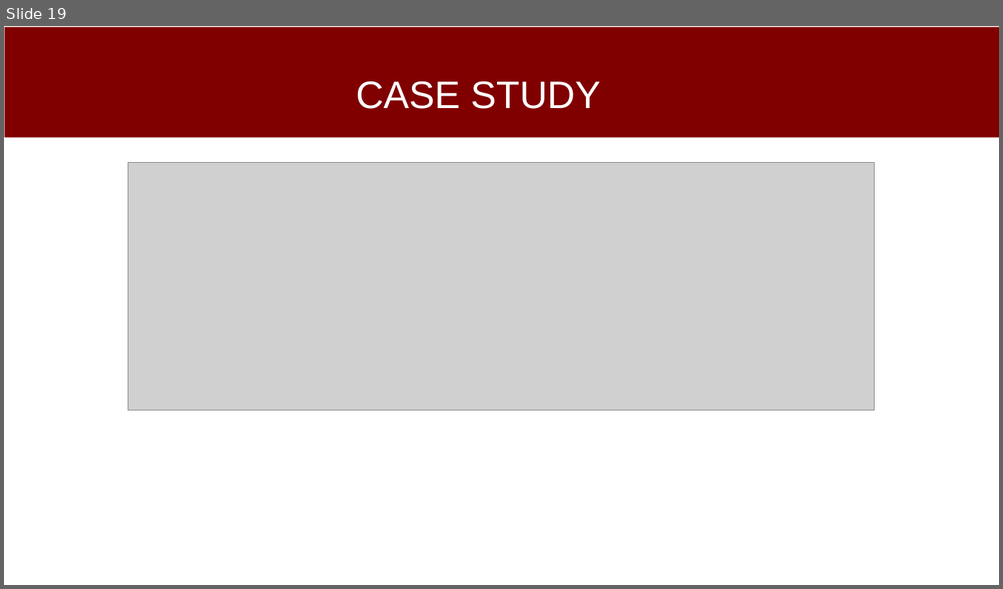
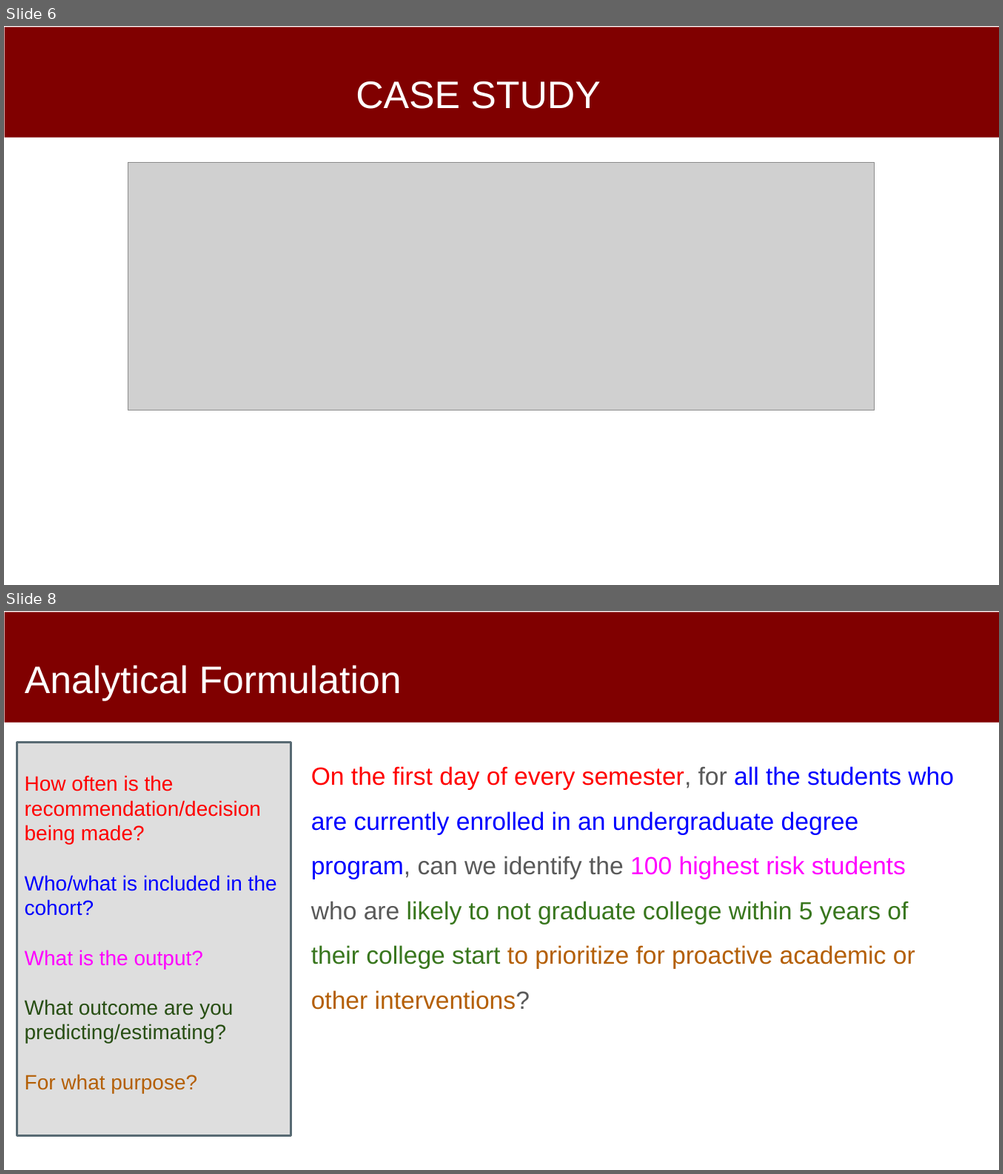
Before and after one commit to dssg/MLinPractice, a slide deck: Lectures/Lecture4-Formulation.pptx. Shown one above the other, each under a label of ours: slide 19 before the commit, slides 6 and 8 after it; the slides between them are not shown. The pictures are 1003x589 and 1003x1174 pixels, drawn with LibreOffice and Linux fonts; fonts in the diff are those of the drawing; grey boxes stand for pictures. Boxes give left, top, right and bottom in pixels: in the first picture for what was removed or moved away, otherwise in the second. Text is boxed around its words. In the diff, an @@ line names an element or a change of style, - is before the commit and + after.

Commit message:
formulation lecture

```diff
--- a/Lectures/Lecture4-Formulation.pptx
+++ b/Lectures/Lecture4-Formulation.pptx
@@ slide 8 added at <box>4,611,999,1170</box>, background #FFFFFF; not listed: 1 template element that a slide beside it also shows @@
@@ title added at <box>25,665,401,701</box>, 37 pt, text #FFFFFF @@
+Analytical Formulation
@@ rectangle added at <box>17,742,291,1136</box>, fill #DEDEDE, outline #596B73 2 pt, 20 pt, text #FF0000 @@
+How often is the recommendation/decision being made?
+Who/what is included in the cohort?
+What is the output?
+What outcome are you predicting/estimating?
+For what purpose?
@@ text added at <box>311,766,953,1010</box>, 24 pt, text #0000FF @@
+On the first day of every semester, for all the students who are currently enrolled in an undergraduate degree program, can we identify the 100 highest risk students who are likely to not graduate college within 5 years of their college start to prioritize for proactive academic or other interventions?
@@ what was slide 19 is now slide 6 @@
```
Also in this commit, not shown: 1 slide changed, 8 other slides added, 3 slides removed.
